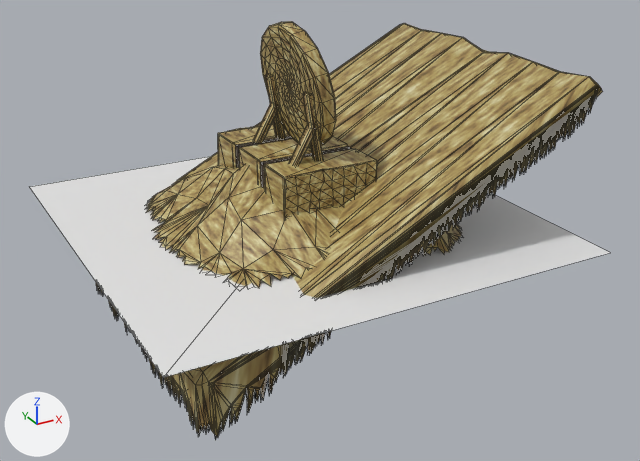
Renders of the glTF model artwork/scenery/thatch.glb from each side of a commit.
Camera for both pictures: a camera (50 mm lens) standing at (-2.5, -4.89, 2.31) and looking at (0.1, -0.18, -0.05). Every picture has the same lights, and +X, +Y and +Z are marked at lower left. The picture after the commit comes second. Mesh edges are drawn as thin lines. Where no turn or scale is listed for an object, it has been applied to the vertices.

In view in the first picture: 'ArcheryTarget', 'HayBale', 'HayPile', 'Plane', 'ThatchRoof', 'ThatchRoofExt'.
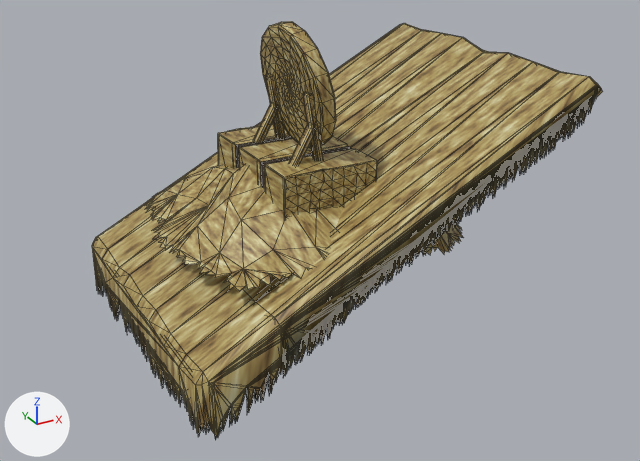
Boxes [x1, y1, x2, y2] around the edits, measured in the pictures (640 x 461 px):
'Plane', deleted: before [30, 156, 610, 378]

What changed in the scene script:
```text
Remove ob_plane:
    ob_plane = bpy.data.objects.new('Plane', me_plane_001)
    ob_plane.location = (0.0, 0.0, 0.0)
```
